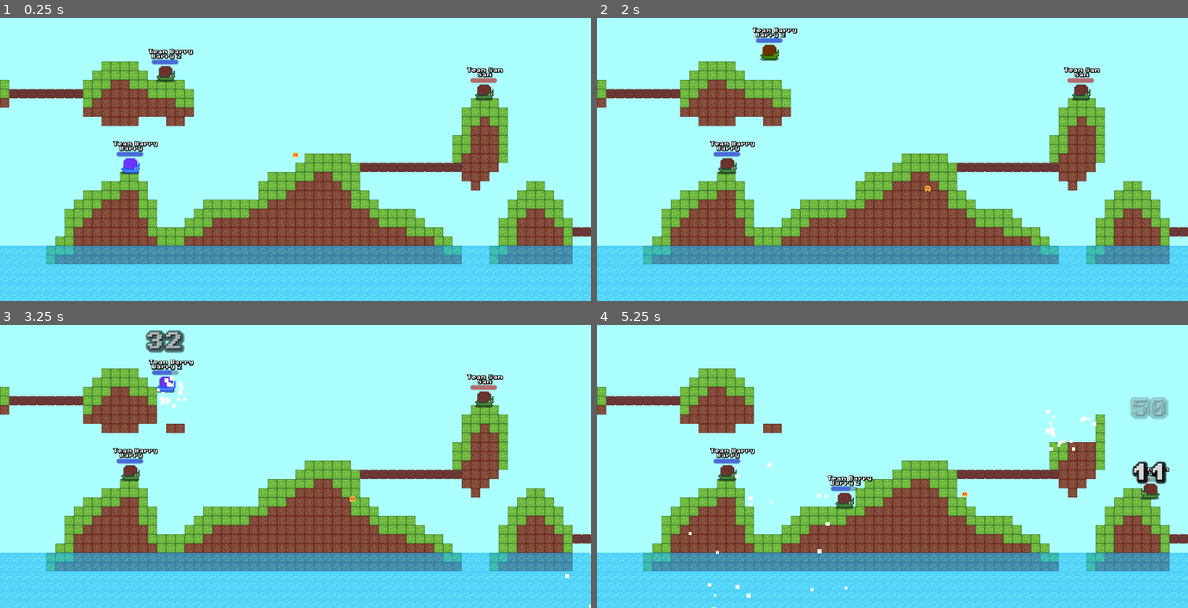
Above: before the commit, frames 1-4 (two rows, left to right).
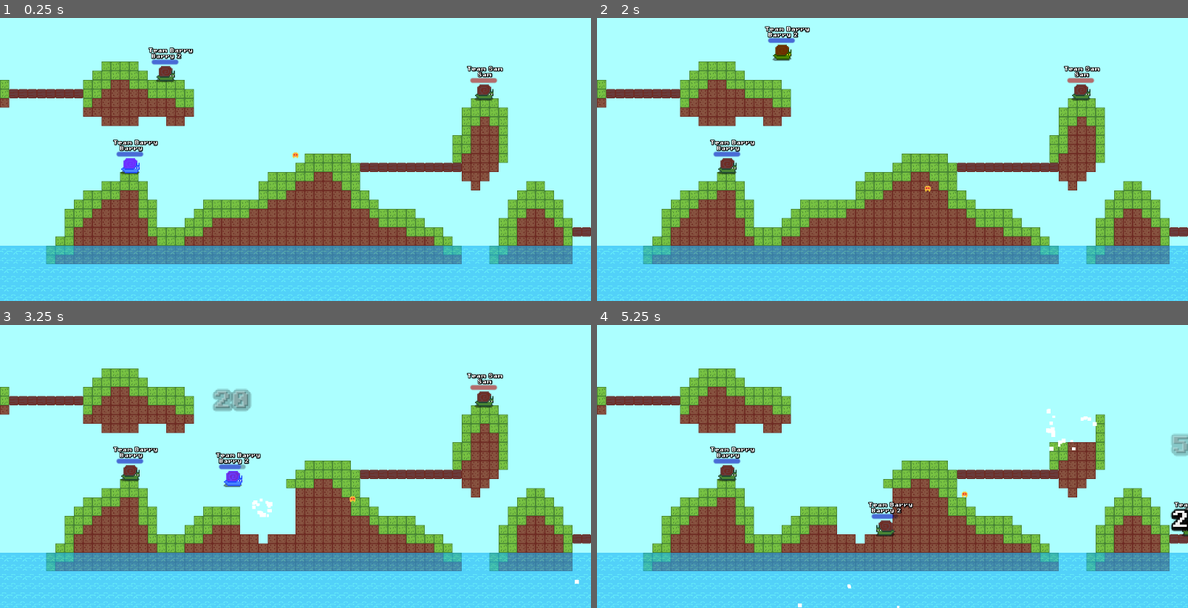
Above: after the commit, the same moments.

Repository: codingbanana21/Snail-Wars
Game: Godot game, scene res://scenes/game.tscn
Two runs of this game, one before a commit and one after it. Both use one fixed random seed, a clock stepped at 60 frames per second and the inputs below.
Inputs (mouse positions are in pixels of both pictures, inside the frame that each line leads up to):
- Up to frame 1 (0.25 s): no input
- Up to frame 2 (2 s): tap Enter (skip) at 0.5 s; move the mouse to (922, 153) at 0.52 s; press the mouse at (922, 153) at 0.53 s; hold D (right) from 0.53 s (still down); tap W (jump) at 0.77, 0.8, 1.07, 1.35, 1.52, 1.82 s; tap Space at 1.25 s; move the mouse to (862, 153) at 1.27 s; release the mouse at (862, 153) at 1.28 s; click (862, 153) at 1.55 s
- Up to frame 3 (3.25 s): move the mouse to (307, 455) at 2.02 s; release D (right) at 2.03 s; press the mouse at (307, 455) at 2.03 s; hold A (left) 2.03-2.78 s; tap W (jump) at 2.3, 3.02 s; move the mouse to (289, 466) at 2.77 s; release the mouse at (289, 466) at 2.78 s; hold D (right) from 2.78 s (still down); tap Mouse wheel down (last_weapon) at 2.85 s; click (289, 466) at 3.05 s
- Up to frame 4 (5.25 s): tap W (jump) at 3.32, 4.52, 4.82 s; move the mouse to (933, 463) at 3.52 s; hold W (jump) 3.53-4.28 s; tap Mouse wheel up (next_weapon) at 3.6 s; move the mouse to (845, 458) at 4.27 s; release D (right) at 4.28 s; hold A (left) 4.28-5.03 s; click (845, 458) at 4.35 s; move the mouse to (898, 460) at 5.02 s; hold D (right) from 5.03 s (still down); hold W (jump) from 5.03 s (still down)

The runs differ from the first frame. In frame 1, 0.4% of the frame differs, in the area x 19-86%, y 10-46%; in frame 2, 0.9%; in frame 3, 4.4%; in frame 4, 4.7%, in the area x 15-100%, y 21-100%.

Commit message:
Player and projectile changes

Diff:
--- a/project.godot
+++ b/project.godot
@@ -77,7 +77,6 @@
 [physics]
 
 3d/physics_engine="Jolt Physics"
-2d/default_gravity=512.0
 
 [rendering]
 
--- a/projectiles/drill.tscn
+++ b/projectiles/drill.tscn
@@ -3,8 +3,10 @@
 [ext_resource type="PackedScene" uid="uid://cubfm8w8o5obj" path="res://projectiles/projectile.tscn" id="1_d7knd"]
 
 [node name="Drill" unique_id=152536886 instance=ExtResource("1_d7knd")]
-damage = 30
-knockback = 500
+speed = 40.0
+projectile_gravity = 400.0
+damage = 35
+knockback = 600
 explosion_size = 3
 explosion_accuracy = 2.0
-hp = 3
+projectile_hp = 6
--- a/projectiles/heal.tscn
+++ b/projectiles/heal.tscn
@@ -3,6 +3,7 @@
 [ext_resource type="PackedScene" uid="uid://cubfm8w8o5obj" path="res://projectiles/projectile.tscn" id="1_qhvaq"]
 
 [node name="Heal" unique_id=152536886 instance=ExtResource("1_qhvaq")]
+speed = 50.0
 damage = -20
 knockback = 1200
 explosion_size = 0
--- a/projectiles/super_drill.tscn
+++ /dev/null
@@ -1,7 +0,0 @@
-[gd_scene format=3 uid="uid://bj6q5jhp7n8t"]
-
-[ext_resource type="PackedScene" uid="uid://cubfm8w8o5obj" path="res://projectiles/projectile.tscn" id="1_tqrj2"]
-
-[node name="SuperDrill" unique_id=152536886 instance=ExtResource("1_tqrj2")]
-knockback = 1000
-hp = 6
--- a/scenes/player.tscn
+++ b/scenes/player.tscn
@@ -29,6 +29,12 @@
 [node name="CollisionShape2D" type="CollisionShape2D" parent="." unique_id=634553446]
 shape = SubResource("CapsuleShape2D_fo7mc")
 
+[node name="Area2D" type="Area2D" parent="." unique_id=573629312]
+
+[node name="CollisionShape2D" type="CollisionShape2D" parent="Area2D" unique_id=887883612]
+position = Vector2(0, 9.5)
+shape = SubResource("RectangleShape2D_lmkbq")
+
 [node name="NameLabel" type="Label" parent="." unique_id=338090993]
 offset_left = -14.5
 offset_top = -17.5
@@ -41,9 +47,9 @@
 
 [node name="TeamLabel" type="Label" parent="." unique_id=330105742]
 offset_left = -15.0
-offset_top = -21.5
+offset_top = -22.5
 offset_right = 101.0
-offset_bottom = -5.5
+offset_bottom = -6.5
 scale = Vector2(0.25, 0.25)
 text = "Team"
 label_settings = ExtResource("3_qhqgy")
@@ -60,11 +66,5 @@
 wait_time = 3.0
 one_shot = true
 
-[node name="Area2D" type="Area2D" parent="." unique_id=573629312]
-
-[node name="CollisionShape2D" type="CollisionShape2D" parent="Area2D" unique_id=887883612]
-position = Vector2(0, 9.5)
-shape = SubResource("RectangleShape2D_lmkbq")
-
+[connection signal="body_entered" from="Area2D" to="." method="_on_area_2d_body_entered"]
 [connection signal="timeout" from="NextPlayerTimer" to="." method="_on_next_player_timer_timeout"]
-[connection signal="body_entered" from="Area2D" to="." method="_on_area_2d_body_entered"]
--- a/scripts/player.gd
+++ b/scripts/player.gd
@@ -14,6 +14,7 @@
 
 const JUMP: float = -400.0
 const SPEED: float = 12.0
+const JUMP_SPEED: float = 200
 const PLAYER_GRAVITY: float = 32.0
 
 var projectile_speed: float = 0.0
@@ -21,6 +22,7 @@
 var hp: int = max_hp
 var weapon: int = 1
 var dead: bool = false
+var dir: float
 
 
 func _ready() -> void:
@@ -89,12 +91,16 @@
 func _physics_process(delta: float) -> void:
 	if !dead:
 		if Globals.player_turn == player_number:
-			var dir = Input.get_axis("left", "right")
-			velocity.x += dir * SPEED
+			if is_on_floor():
+				dir = Input.get_axis("left", "right")
+				velocity.x += dir * SPEED
 
-			if Input.is_action_just_pressed("jump") and is_on_floor():
-				velocity.y = JUMP
-
+				if Input.is_action_just_pressed("jump"):
+					velocity.x += dir * JUMP_SPEED
+					velocity.y = JUMP
+			else:
+				if Input.is_action_pressed("jump"):
+					velocity.x += dir * JUMP_SPEED * delta
 		velocity.y += PLAYER_GRAVITY
 
 		if velocity.y > 64 and is_on_floor():
@@ -110,6 +116,7 @@
 
 func damage(damge: int):
 	hp -= damge
+
 	var hit_damge: Label = load("res://scenes/hit_damage.tscn").instantiate()
 	hit_damge.text = str(damge)
 	add_child(hit_damge)
@@ -120,6 +127,6 @@
 
 
 func _on_area_2d_body_entered(body: Node2D) -> void:
-	if velocity.y > 700:
+	if velocity.y > 800:
 		var fall_damage = int((velocity.y - 600) / 15.0)
 		damage(fall_damage)
--- a/scripts/projectile.gd
+++ b/scripts/projectile.gd
@@ -3,12 +3,13 @@
 
 @onready var hit_area: Area2D = $HitArea
 
+@export var speed: float = 70.0
+@export var projectile_gravity: float = 600.0
 @export var damage: int = 50
-@export var speed: float = 100.0
 @export var knockback: int = 800
 @export var explosion_size: int = 4
 @export var explosion_accuracy: float = 4
-@export var hp: int = 1
+@export var projectile_hp: int = 1
 
 var velocity: Vector2 = Vector2.ZERO
 
@@ -19,7 +20,7 @@
 
 
 func _physics_process(delta: float) -> void:
-	velocity.y += gravity * delta
+	velocity.y += projectile_gravity * delta
 
 	global_position += velocity * delta
 
@@ -51,8 +52,8 @@
 				body.damage(hit_power * damage)
 				body.velocity = -transform.x * hit_power * knockback
 
-		hp -= 1
-		if hp <= 0:
+		projectile_hp -= 1
+		if projectile_hp <= 0:
 			queue_free()
 
 
